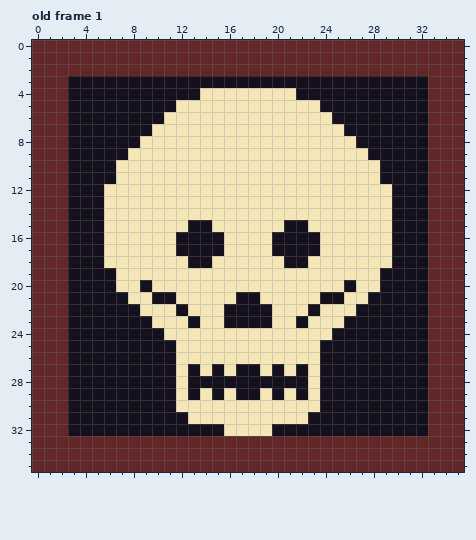
One commit to this pixel-art file: Assets/puyo/counter.aseprite. Above, as it was before the edit.
36x36 pixels, 1 frame. Shown: old frame 1. The commit also changed other frames, which this record leaves out.
And afterwards:
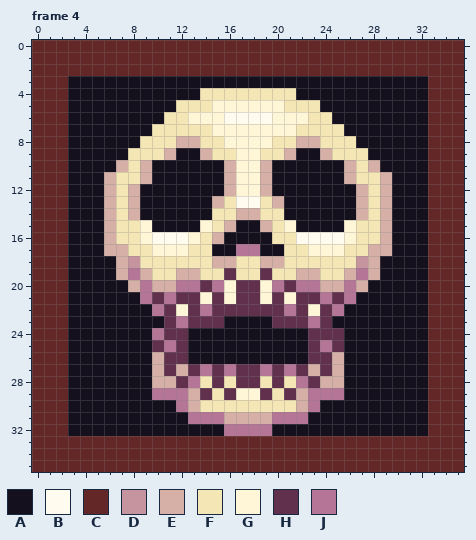
Palette (. is transparent): A #14101d  B #fffbef  C #632727  D #c6949f  E #d6b0a7  F #f4e6b5  G #fff6d7  H #60304d  J #b47596
A new or re-ordered frame is compared with the old frame closest to it.
Change:
frames 1 -> 8
layer "skull/Layer 3" added
layer "Layer 3" removed
Frame 4 is new; against old frame 1:
y 5: x 15..20 FFFFFF -> GGGGGG
y 6: x 13..22 FFFFFFFFFF -> GGGBBBBGGG
y 7: x 15..21 FFFFFFF -> GGGGGGG
y 8: x 12..13 FF -> EE; x 16..19 FFFF -> GGGG; x 22..23 FF -> EE
y 9: x 11..14 FFFF -> EAAE; x 17..18 FF -> GG; x 21..24 FFFF -> EAAE
y 10: x 7 F -> E; x 9..26 FFFFFFFFFFFFFFFFFF -> EAAAAAAEGGEAAAAAAE; x 28 F -> E
y 11: x 6 A -> E; x 9..26 FFFFFFFFFFFFFFFFFF -> EAAAAAAEGGEAAAAAAE; x 29 A -> E
y 12: x 6 F -> E; x 8..27 FFFFFFFFFFFFFFFFFFFF -> EAAAAAAAEGGEAAAAAAAE; x 29 F -> E
y 13: x 6 F -> E; x 8..15 FFFFFFFF -> EAAAAAAE; x 17..18 FF -> BB; x 20..27 FFFFFFFF -> EAAAAAAE; x 29 F -> E
y 14: x 6 F -> E; x 8..14 FFFFFFF -> EAAAAAA; x 17..18 FF -> EE; x 21..27 FFFFFFF -> AAAAAAE; x 29 F -> E
y 15: x 6 F -> E; x 9..12 FFFF -> GAAA; x 14 A -> G; x 16..19 FFFF -> EAAE; x 21 A -> G; x 23..26 FFFF -> AAAG; x 29 F -> E
y 16: x 6 F -> E; x 9..26 FFFAAAAFFFFAAAAFFF -> GBBBGFEAAAAFFBBBBG; x 29 F -> E
y 17: x 6..7 FF -> EE; x 10..14 FFAAA -> GGGFF; x 16..19 FFFF -> AJJA; x 21..25 AAAFF -> FFGGG; x 28..29 FF -> EE
y 18: x 6..8 FFF -> AED; x 13..16 AAFF -> FFEE; x 19..22 FFAA -> EEFF; x 27..29 FFF -> DEA
y 19: x 7..9 FFF -> EJE; x 12..13 FF -> EE; x 16 F -> H; x 19 F -> H; x 22..23 FF -> EE; x 26..28 FFF -> EJE
y 20: x 7..28 FFAFFFFFFFFFFFFFFFFAFF -> AEJEEJJHJGHHGJHJJEEJEA
y 21: x 8..27 FFAAFFFFFAAFFFFFAAFF -> AJHJHHGHGHHGHGHHJHJA
y 22: x 9..26 FFFAFFFAAAAFFFAFFF -> AJHGHJHHHHHHJHGHJA
y 23: x 10..15 FFFAFF -> AHJHHH; x 20..25 FFAFFF -> HHHJHA
y 24: x 10..25 AFFFFFFFFFFFFFFA -> JHHAAAAAAAAAAHHH
y 25: x 10..25 AAFFFFFFFFFFFFAA -> HJHAAAAAAAAAAHJH
y 26: x 10..25 AAFFFFFFFFFFFFAA -> EHHAAAAAAAAAAHHE
y 27: x 10..25 AAFAFAFAAFAFAFAA -> EHEHJHJHHJHJHEHE
y 28: x 10..25 AAFAAAAAAAAAAFAA -> EEHJFHFHHFHFJHEE
y 29: x 10..25 AAFAFAFAAFAFAFAA -> JJJEHFHGGHFHEJJJ
y 30: x 12..13 FF -> JE; x 22..23 FF -> EJ
y 31: x 13..22 FFFFFFFFFF -> JJJEEEEJJJ
y 32: x 16..19 FFFF -> JJJJ
